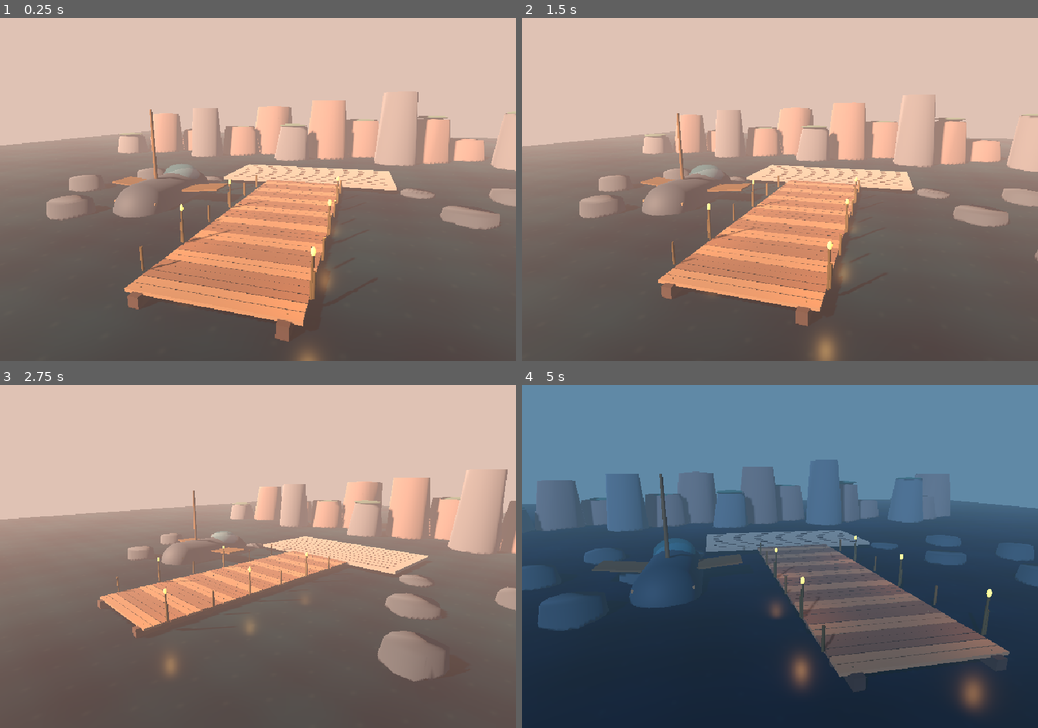
Above: before the commit, frames 1-4 (two rows, left to right).
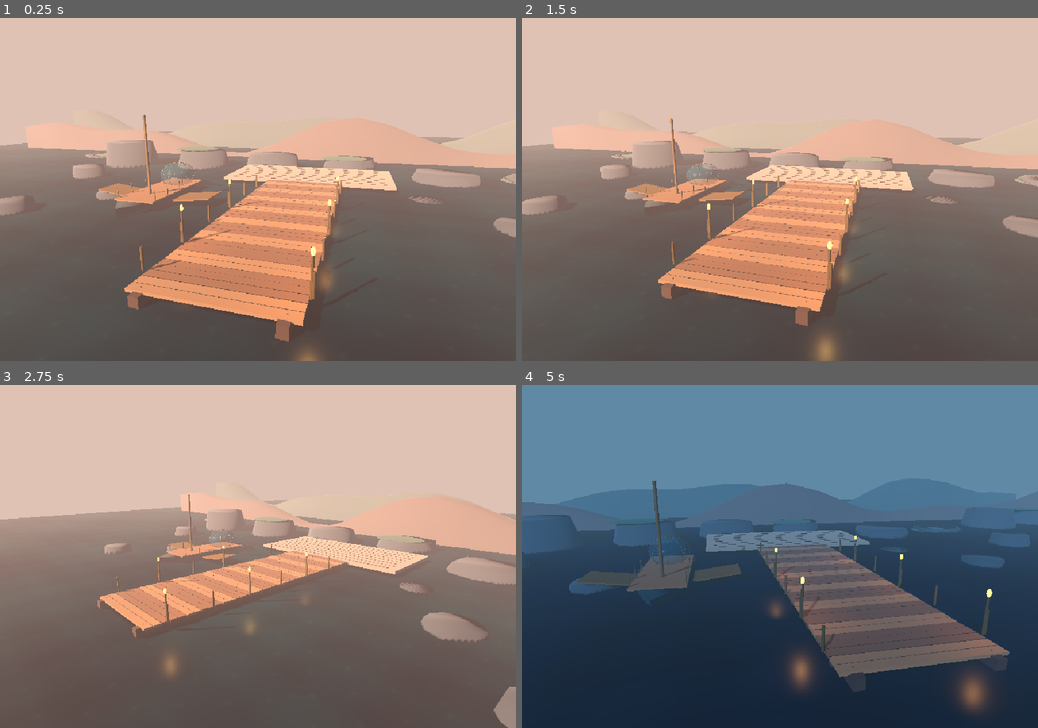
Above: after the commit, the same moments.

Repository: ndrorchestration/ToSailaStarrySky-jrpg
Game: Godot game, scene res://scenes/first_wake_3d_visual_slice.tscn
Two runs of this game, one before a commit and one after it. Both use one fixed random seed, a clock stepped at 60 frames per second and the inputs below. This scene is started directly instead of the project's main scene.
Inputs:
- Up to frame 1 (0.25 s): no input
- Up to frame 2 (1.5 s): tap Enter at 0.5 s; hold Right (ui_right) 0.53-1.28 s; tap E at 0.6 s; hold Down (ui_down) from 1.28 s (still down); tap R at 1.35 s
- Up to frame 3 (2.75 s): release Down (ui_down) at 2.03 s; hold Right (ui_right) from 2.03 s (still down); tap V at 2.1 s
- Up to frame 4 (5 s): release Right (ui_right) at 2.78 s; hold Up (ui_up) 2.78-3.53 s; tap C at 2.85 s; hold Left (ui_left) from 3.53 s (still down); tap T at 3.6 s; tap Y at 4.35 s

The runs differ from the first frame. In frame 1, 11% of the frame differs, in the area x 0-100%, y 21-64%; in frame 2, 11%; in frame 3, 11%; in frame 4, 9.9%.

Commit message:
visual(godot3d): add continuous coastal ridges and tapered geodesic-deck Aureate Wake 3D silhouette

Diff:
--- a/godot/scripts/first_wake_3d_visual_slice.gd
+++ b/godot/scripts/first_wake_3d_visual_slice.gd
@@ -150,32 +150,55 @@
         seed: int, material: StandardMaterial3D) -> void:
     _mesh(label, _faceted_cliff_mesh(seed, radius, height), location, material)
 
+func _ridge_mesh(layer: int) -> ArrayMesh:
+    var surface := SurfaceTool.new()
+    surface.begin(Mesh.PRIMITIVE_TRIANGLES)
+    var z_back := -2.0 - float(layer) * 2.0
+    var z_front := 2.8
+    for step in range(26):
+        var x0 := -78.0 + float(step) * 6.0
+        var x1 := x0 + 6.0
+        var peak0 := 4.6 + sin(float(step) * 0.55 + float(layer)) * 2.8 + cos(float(step) * 0.93) * 1.7
+        var peak1 := 4.6 + sin(float(step + 1) * 0.55 + float(layer)) * 2.8 + cos(float(step + 1) * 0.93) * 1.7
+        var a := Vector3(x0, -3.0, z_front)
+        var b := Vector3(x1, -3.0, z_front)
+        var c := Vector3(x0, peak0, z_front)
+        var d := Vector3(x1, peak1, z_front)
+        var e := Vector3(x0, peak0 + 0.2, z_back)
+        var f := Vector3(x1, peak1 + 0.2, z_back)
+        for point in [a, c, b, b, c, d, c, e, d, d, e, f]:
+            surface.add_vertex(point)
+    surface.generate_normals()
+    return surface.commit()
+
 func _assemble_coast() -> void:
+    var sandstone := _material(Color("#5e5759"), 0.95)
+    var mountain := _material(Color("#475e63"), 0.98)
     var dark_rock := _material(Color("#3c4b59"), 0.98)
-    var sandstone := _material(Color("#75615e"), 0.94)
-    var twilight_rock := _material(Color("#58606b"), 0.98)
-    var distant_green := _material(Color("#3d6258"), 0.97)
-    for rock in [dark_rock, sandstone, twilight_rock]:
-        rock.cull_mode = BaseMaterial3D.CULL_DISABLED
-    # Distinct layered volcanic/sandstone cliffs, not placeholder oval towers.
-    for i in range(15):
-        var x := float(i - 7) * 6.5
-        var z := -43.0 - float(i % 3) * 5.0
-        var h := 5.0 + float((i * 17) % 11) * 0.84
-        var radius := 3.9 + float(i % 3) * 0.78
-        var mat := twilight_rock if i % 3 == 0 else sandstone
-        _cliff("FacetedTrue3DCliff_%02d" % i, Vector3(x, -2.0, z), radius, h, i, mat)
+    var plant := _material(Color("#3b6058"), 0.98)
+    for mat in [sandstone, mountain, dark_rock]:
+        mat.cull_mode = BaseMaterial3D.CULL_DISABLED
+    _mesh("ContinuousTrue3DCoastalRidge", _ridge_mesh(0),
+        Vector3(0, -1.5, -45.0), sandstone)
+    _mesh("DistantTrue3DMountainRidge", _ridge_mesh(2),
+        Vector3(0, 0.1, -61.0), mountain)
+    for i in range(9):
+        var x := -46.0 + float(i) * 12.8
+        var zz := -35.0 + float((i * 3) % 4) * 2.5
+        var h := 1.8 + float((i * 11) % 6) * 0.72
+        _cliff("JaggedRealCoastalShore_%02d" % i,
+            Vector3(x, -2.7, zz), 5.8, h, 33 + i, dark_rock)
         if i % 2 == 0:
-            _sphere("CliffTopVegetation_%02d" % i,
-                Vector3(x, h - 1.5, z), 1.0,
-                Vector3(2.8, 0.32, 2.5), distant_green)
+            _sphere("IrregularCliffTopVegetation_%02d" % i,
+                Vector3(x - 1.0, h - 2.4, zz), 1.0,
+                Vector3(4.0, 0.22, 3.1), plant)
     for sign in [-1.0, 1.0]:
-        for j in range(5):
-            var x: float = float(sign) * (13.2 + float(j) * 3.2)
-            var zz := -18.0 + float(j % 3) * 8.7
-            _cliff("NearFacetedShoreRock", Vector3(x, -2.5, zz),
-                2.6 + float(j % 2) * 0.4, 1.8 + float(j) * 0.33,
-                j + 27, dark_rock)
+        for j in range(4):
+            var x: float = float(sign) * (14.0 + float(j) * 6.1)
+            var zz := -16.0 + float(j % 3) * 8.2
+            _cliff("NearbyCoastalRock", Vector3(x, -2.5, zz),
+                2.7 + float(j % 2) * 0.5, 1.7 + float(j) * 0.28,
+                j + 81, dark_rock)
 
 func _assemble_pier() -> void:
     var wood_a := _material(Color("#795846"), 0.82)
@@ -214,67 +237,97 @@
         _box("StoneFlagstone_%02d" % i, Vector3(0.0, 0.17, z),
             Vector3(20.0, 0.025, 0.07), wood_dark)
 
+func _ship_hull_mesh() -> ArrayMesh:
+    var surface := SurfaceTool.new()
+    surface.begin(Mesh.PRIMITIVE_TRIANGLES)
+    # Narrow prow, widened amidships and a tapered stern with a submerged keel.
+    var segments := [-7.0, -5.2, -2.7, 0.3, 3.4, 6.0, 7.7]
+    var widths := [0.22, 1.5, 2.55, 2.65, 2.2, 1.35, 0.17]
+    for i in range(segments.size() - 1):
+        var top_a_l := Vector3(-widths[i], 0.96, segments[i])
+        var top_b_l := Vector3(-widths[i+1], 0.96, segments[i+1])
+        var top_a_r := Vector3(widths[i], 0.96, segments[i])
+        var top_b_r := Vector3(widths[i+1], 0.96, segments[i+1])
+        var keel_a := Vector3(0, -1.40, segments[i])
+        var keel_b := Vector3(0, -1.40, segments[i+1])
+        for vertex in [
+            top_a_l, keel_a, top_b_l, top_b_l, keel_a, keel_b,
+            top_a_r, top_b_r, keel_a, top_b_r, keel_b, keel_a,
+            top_a_l, top_b_l, top_a_r, top_a_r, top_b_l, top_b_r
+        ]:
+            surface.add_vertex(vertex)
+    surface.generate_normals()
+    return surface.commit()
+
 func _assemble_aureate_wake_study() -> void:
-    # Provisional 3D spatial blockout of the ship, NOT production lore sign-off.
-    # Dome and accessible front deck are visible; no submersible/flight unlock is
-    # exposed or asserted by this review-only mesh.
+    # Recognizable original ship features in a separately labeled 3D BLOCKOUT:
+    # seaworthy tapered hull, open bow deck, wing surfaces and domed bridge.
+    # No plot-locked flight/submersible system is exposed in this visual test.
+    var origin := Vector3(-14.5, -0.75, -8.5)
     var ship_root := Node3D.new()
     ship_root.name = "AureateWake_Provisional3DComposition"
-    ship_root.position = Vector3(-14, -0.9, -8.5)
+    ship_root.position = origin
     visual_root.add_child(ship_root)
-    var bronze := _material(Color("#a37d54"), 0.35, 0.63)
-    var hull_mat := _material(Color("#3e5062"), 0.71, 0.30)
-    var deck := _material(Color("#977451"), 0.78)
-    var dome := _material(Color(0.34, 0.70, 0.78, 0.35), 0.12, 0.1)
+    var bronze := _material(Color("#a58253"), 0.42, 0.64)
+    var hull_material := _material(Color("#293b46"), 0.71, 0.27)
+    var shipwood := _material(Color("#876246"), 0.79)
+    var dome := _material(Color(0.18, 0.48, 0.61, 0.31), 0.19, 0.18)
     dome.transparency = BaseMaterial3D.TRANSPARENCY_ALPHA
-    var hull := CapsuleMesh.new()
-    hull.radius = 2.85
-    hull.height = 14.7
-    hull.radial_segments = 18
-    var hull_instance := MeshInstance3D.new()
-    hull_instance.name = "LengthwiseHull3D"
-    hull_instance.mesh = hull
-    hull_instance.material_override = hull_mat
-    hull_instance.rotation_degrees.x = 90.0
-    ship_root.add_child(hull_instance)
+    hull_material.cull_mode = BaseMaterial3D.CULL_DISABLED
+    var hull := MeshInstance3D.new()
+    hull.name = "TaperedShipHull_True3D"
+    hull.mesh = _ship_hull_mesh()
+    hull.material_override = hull_material
+    ship_root.add_child(hull)
     geometry_count += 1
     var deck_mesh := BoxMesh.new()
-    deck_mesh.size = Vector3(4.7, 0.22, 11.6)
+    deck_mesh.size = Vector3(4.5, 0.18, 10.8)
     var deck_obj := MeshInstance3D.new()
-    deck_obj.name = "FrontAccessibleDeckBlockout"
+    deck_obj.name = "OpenAccessibleForeDeckBlockout"
     deck_obj.mesh = deck_mesh
-    deck_obj.material_override = deck
-    deck_obj.position = Vector3(0, 1.14, 0)
+    deck_obj.material_override = shipwood
+    deck_obj.position = Vector3(0, 1.02, 0.0)
     ship_root.add_child(deck_obj)
     geometry_count += 1
-    var glass := SphereMesh.new()
-    glass.radius = 1.0
-    glass.height = 2.0
-    glass.radial_segments = 20
+    var dome_sphere := SphereMesh.new()
+    dome_sphere.radius = 1.0
+    dome_sphere.height = 2.0
+    dome_sphere.radial_segments = 24
+    dome_sphere.rings = 12
     var bridge := MeshInstance3D.new()
     bridge.name = "GeodesicBridgeGlassComposition"
-    bridge.mesh = glass
+    bridge.mesh = dome_sphere
     bridge.material_override = dome
-    bridge.position = Vector3(0.0, 2.1, -3.15)
-    bridge.scale = Vector3(2.1, 1.5, 2.25)
+    bridge.position = Vector3(0, 2.1, -3.3)
+    bridge.scale = Vector3(2.05, 1.47, 2.15)
     ship_root.add_child(bridge)
     geometry_count += 1
-    # The accessible front deck remains open and visible.
-    _box("ShipPreviewWingPort", Vector3(-18.4, 0.7, -9.0),
-        Vector3(4.3, 0.16, 3.2), bronze, Vector3(0, 0, -0.09))
-    _box("ShipPreviewWingStarboard", Vector3(-9.5, 0.7, -9.0),
-        Vector3(4.3, 0.16, 3.2), bronze, Vector3(0, 0, 0.09))
-    var mast := CylinderMesh.new()
-    mast.top_radius = 0.12
-    mast.bottom_radius = 0.23
-    mast.height = 9.2
-    var mast_instance := MeshInstance3D.new()
-    mast_instance.name = "AureateWakeMastBlockout"
-    mast_instance.mesh = mast
-    mast_instance.material_override = bronze
-    mast_instance.position = Vector3(0, 5.4, 2.0)
-    ship_root.add_child(mast_instance)
-    geometry_count += 1
+    # Visible brass geodesic ribs on an actual volume, not a 2D dome decal.
+    var center := origin + Vector3(0, 2.1, -3.3)
+    for azimuth in range(8):
+        var az := TAU * float(azimuth) / 8.0
+        for segment in range(6):
+            var v0 := PI * float(segment) / 6.0
+            var v1 := PI * float(segment + 1) / 6.0
+            var point_a := center + Vector3(
+                2.07 * sin(v0) * cos(az), 1.50 * cos(v0),
+                2.17 * sin(v0) * sin(az))
+            var point_b := center + Vector3(
+                2.07 * sin(v1) * cos(az), 1.50 * cos(v1),
+                2.17 * sin(v1) * sin(az))
+            _pillar("GeodesicStructuralBrassRib", point_a, point_b, 0.024, bronze)
+    # The frontal deck remains physically open as specified in the ship design.
+    for side in [-1.0, 1.0]:
+        _box("AureateWakeWingBlockout", origin +
+            Vector3(float(side) * 4.7, 0.76, 0.9),
+            Vector3(4.3, 0.14, 3.25), bronze,
+            Vector3(0, 0, float(side) * 0.12))
+        for z in [0.2, 2.6, 4.8]:
+            _pillar("OpenDeckBrassRailingPost",
+                origin + Vector3(float(side) * 2.18, 1.05, z),
+                origin + Vector3(float(side) * 2.18, 2.14, z), 0.048, bronze)
+    _pillar("BrassMast", origin + Vector3(0, 1.1, 2.5),
+        origin + Vector3(0, 9.3, 2.5), 0.14, bronze)
 
 func _assemble_cast_import_points() -> void:
     var slots := [
